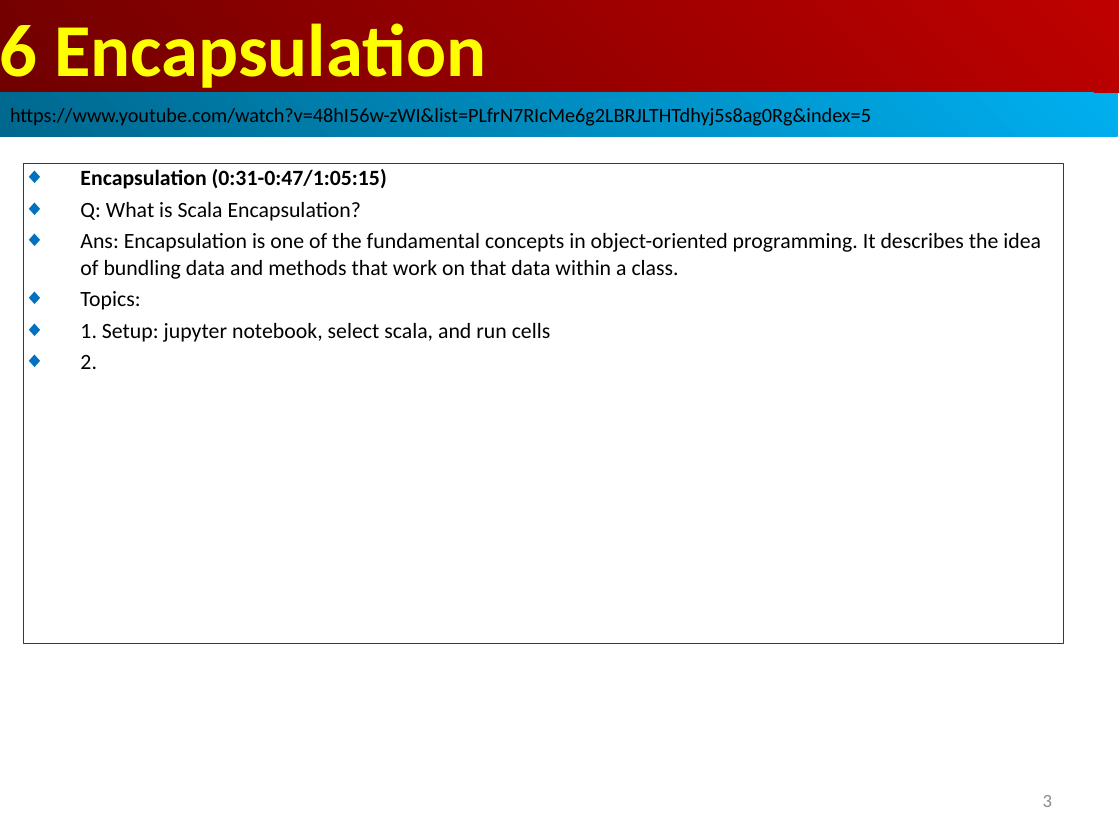
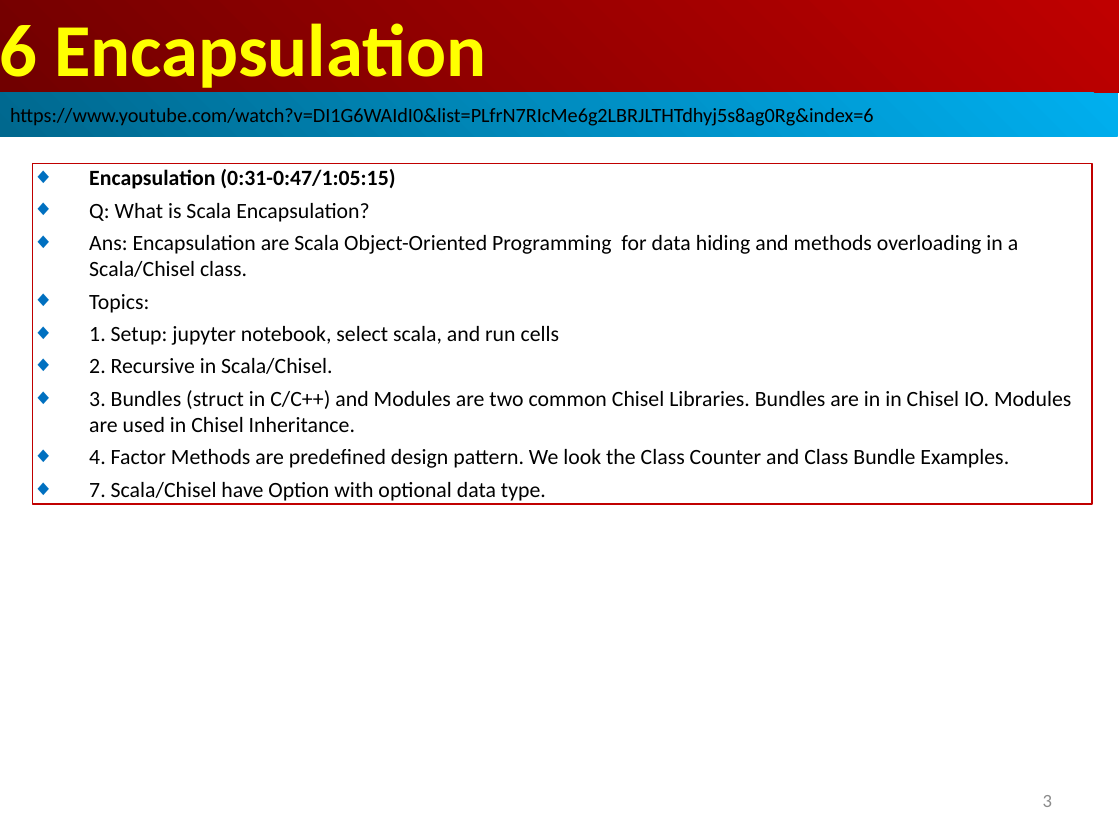
Before and after one commit to peterhchen/AIU_CS800_Chisel, a slide deck: slide 3 of 500_UCSC_HWD/006_Encap/000_Video/006.Encap.ppt. Drawn at 1120x840 pixels with LibreOffice and Linux fonts; fonts in the diff are those of the drawing. Boxes give left, top, right and bottom in pixels: in the first picture for what was removed or moved away, otherwise in the second. Text is boxed around its words. In the diff, an @@ line names an element or a change of style, - is before the commit and + after.

```diff
--- a/500_UCSC_HWD/006_Encap/000_Video/006.Encap.ppt
+++ b/500_UCSC_HWD/006_Encap/000_Video/006.Encap.ppt
@@ text in rectangle at bbox=[10, 105, 874, 128]: text changed @@
-https://www.youtube.com/watch?v=48hI56w-zWI&list=PLfrN7RIcMe6g2LBRJLTHTdhyj5s8ag0Rg&index=5
+https://www.youtube.com/watch?v=DI1G6WAIdI0&list=PLfrN7RIcMe6g2LBRJLTHTdhyj5s8ag0Rg&index=6
@@ rectangle "Encapsulation (0:31-0:47/1:05:15)": place and size @@
-rectangle "Encapsulation (0:31-0:47/1:05:15)" at bbox=[24, 164, 1064, 644]
+rectangle "Encapsulation (0:31-0:47/1:05:15)" at bbox=[32, 164, 1092, 504]
@@ text in rectangle at bbox=[89, 235, 1018, 277]: text changed @@
-◆ Ans: Encapsulation is one of the fundamental concepts in object-oriented programming. It describes the idea of bundling data and methods that work on that data within a class.
+◆ Ans: Encapsulation are Scala Object-Oriented Programming for data hiding and methods overloading in a Scala/Chisel class.
@@ text in rectangle at bbox=[89, 358, 1071, 504]: text changed @@
-◆ 2.
+◆ 2. Recursive in Scala/Chisel.
+◆ 3. Bundles (struct in C/C++) and Modules are two common Chisel Libraries. Bundles are in in Chisel IO. Modules are used in Chisel Inheritance.
+◆ 4. Factor Methods are predefined design pattern. We look the Class Counter and Class Bundle Examples.
+◆ 7. Scala/Chisel have Option with optional data type.
```
Also in this commit, not shown: 20 other slides changed, 21 slides added.
